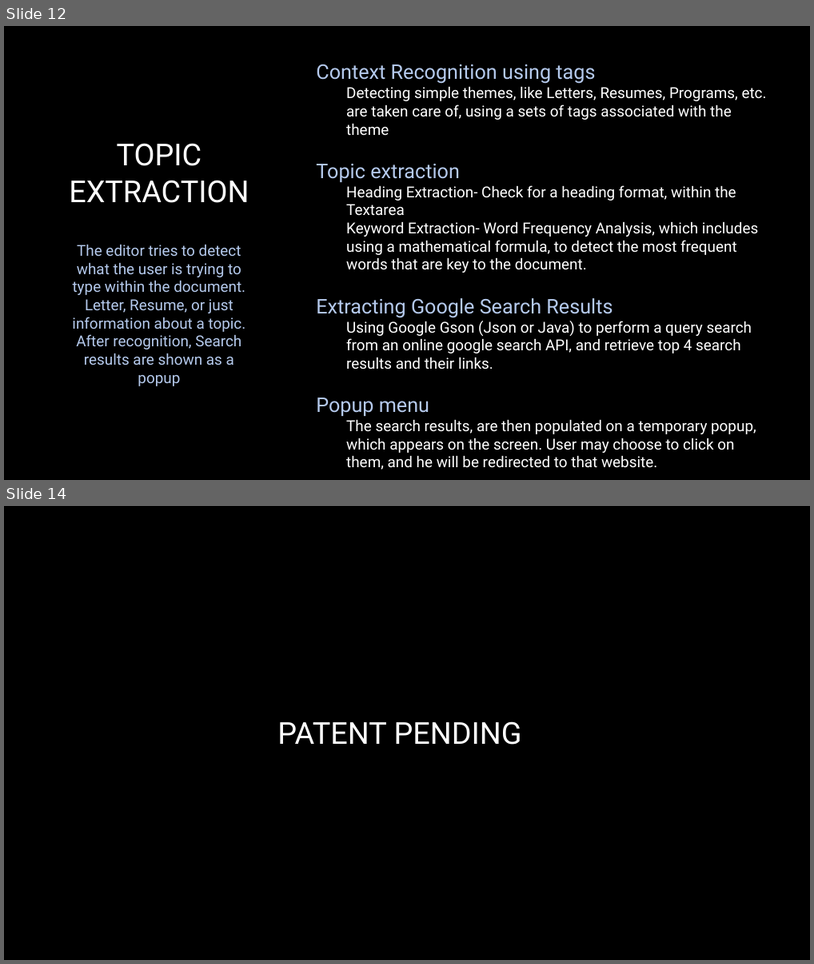
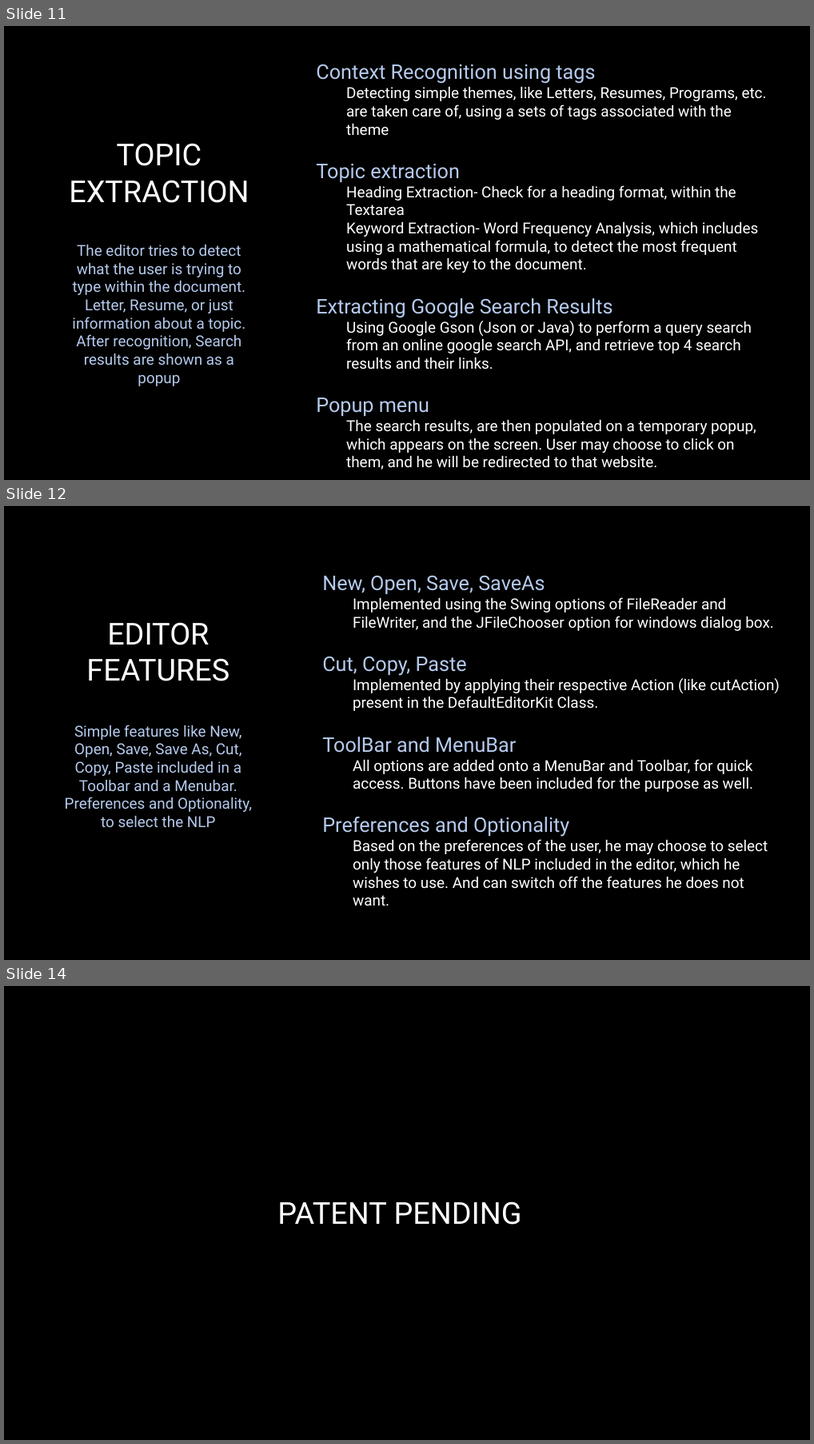
Before and after one commit to Tushar-Naik/NLP, a slide deck: Integrated Text Editor New.pptx. Shown one above the other, each under a label of ours: slides 12 and 14 before the commit, slides 11, 12 and 14 after it; the slides between them are not shown. The pictures are 814x964 and 814x1444 pixels, drawn with LibreOffice and Linux fonts; fonts in the diff are those of the drawing; background and template pictures are left out. Boxes give left, top, right and bottom in pixels: in the first picture for what was removed or moved away, otherwise in the second. Text is boxed around its words. In the diff, an @@ line names an element or a change of style, - is before the commit and + after.

```diff
--- a/Integrated Text Editor New.pptx
+++ b/Integrated Text Editor New.pptx
@@ slide 12 added at bbox=[4, 506, 810, 960], background picture (left out) @@
@@ text added at bbox=[322, 576, 780, 905], 18 pt, text #FFFFFF @@
+New, Open, Save, SaveAs
+  Implemented using the Swing options of FileReader and FileWriter, and the JFileChooser option for windows dialog box.
+Cut, Copy, Paste
+  Implemented by applying their respective Action (like cutAction) present in the DefaultEditorKit Class.
+ToolBar and MenuBar
+  All options are added onto a MenuBar and Toolbar, for quick access. Buttons have been included for the purpose as well.
+Preferences and Optionality
+  Based on the preferences of the user, he may choose to select only those features of NLP included in the editor, which he wishes to use. And can switch off the features he does not want.
@@ title added at bbox=[86, 622, 230, 681], 36 pt, text #FFFFFF @@
+EDITOR FEATURES
@@ text added at bbox=[65, 724, 252, 827], 18 pt, text #B5CAED @@
+Simple features like New, Open, Save, Save As, Cut, Copy, Paste included in a Toolbar and a Menubar. Preferences and Optionality, to select the NLP
@@ what was slide 12 is now slide 11 @@
```
Also in this commit, not shown: 3 slides changed, 1 other slide added, 2 slides removed, 1 other file.
